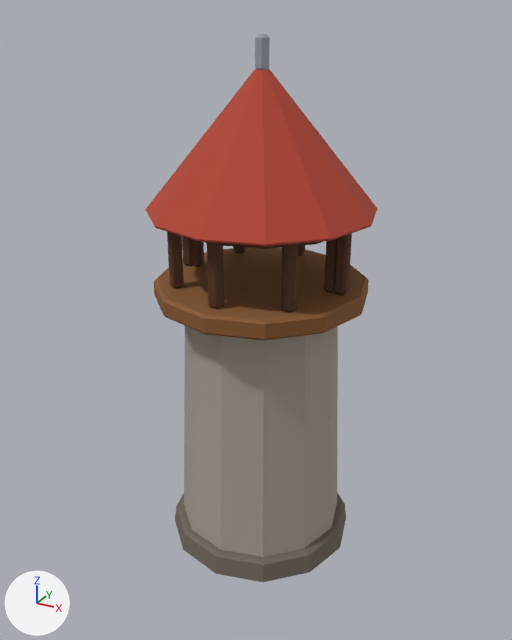
A saved change to the glTF model godot/assets/models/tower_archer_1.glb.
Rendered twice from a camera (50 mm lens) standing at (1.86, -3.45, 3.22) and looking at (-0.02, -0.03, 1.51). Every picture has the same lights, and +X, +Y and +Z are marked at lower left. The older version comes first. Vertices at exactly the same position are counted once.

In view in the first picture: 'SM_Tower_Archer_t1'.
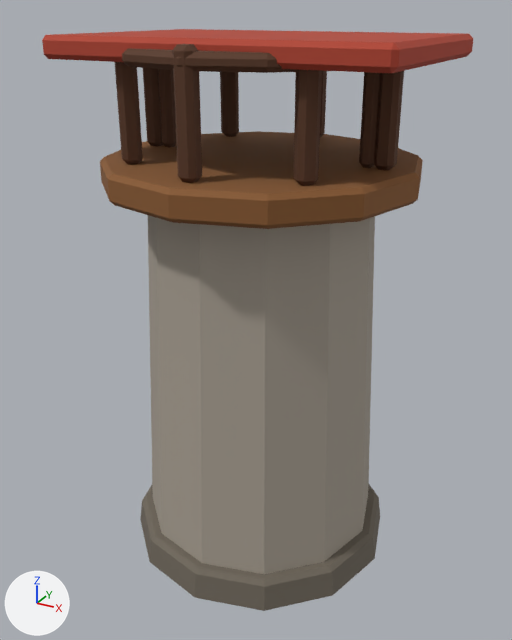
Patch to the scene script:
```diff
--- a/godot/assets/models/tower_archer_1.glb.py
+++ b/godot/assets/models/tower_archer_1.glb.py
@@ me_cone @@
 # used by ob_sm_tower_archer_t1; location = (0.0, 0.0, 0.0)
-me_cone.from_pydata(...)  # 600 vertices, 1124 faces; spans x -0.65..0.65, y -0.65..0.65, z 0.0..3.1
+me_cone.from_pydata(...)  # 528 vertices, 984 faces; spans x -0.93..0.93, y -0.89..0.89, z 0.0..3.1
+# me_cone part 1: the loose piece of 48 vertices spanning x -0.53..0.53, y -0.53..0.53, z 0.0..1.66 is scaled about the mesh origin by 1.4
+# me_cone part 2: the loose piece of 48 vertices spanning x -0.59..0.59, y -0.59..0.59, z 0.0..0.15 is scaled about the mesh origin by (1.4, 1.4, 1.38)
+# me_cone part 3: the loose piece of 48 vertices spanning x -0.63..0.63, y -0.63..0.63, z 1.66..1.77 is scaled about its middle by (1.4, 1.4, 1.37), then moved by (0.0, 0.0, 0.69)
+# me_cone part 4: the loose piece of 24 vertices spanning x 0.47..0.54, y -0.04..0.04, z 1.77..2.2 is scaled about its middle by (1.34, 1.34, 1.39), then moved by (0.2, 0.0, 0.79)
+# me_cone part 5: the loose piece of 24 vertices spanning x -0.04..0.04, y 0.47..0.54, z 1.77..2.2 is scaled about its middle by (1.34, 1.34, 1.39), then moved by (0.0, 0.2, 0.79)
+# me_cone part 6: the loose piece of 24 vertices spanning x -0.4..-0.31, y 0.31..0.4, z 1.77..2.2 is scaled about its middle by (1.34, 1.34, 1.39), then moved by (-0.14, 0.14, 0.79)
+# me_cone part 7: the loose piece of 24 vertices spanning x -0.54..-0.47, y -0.04..0.04, z 1.77..2.2 is scaled about its middle by (1.34, 1.34, 1.39), then moved by (-0.2, 0.0, 0.79)
+# me_cone part 8: the loose piece of 24 vertices spanning x -0.4..-0.31, y -0.4..-0.31, z 1.77..2.2 is scaled about its middle by (1.34, 1.34, 1.39), then moved by (-0.14, -0.14, 0.79)
+# me_cone part 9: the loose piece of 24 vertices spanning x -0.04..0.04, y -0.54..-0.47, z 1.77..2.2 is scaled about its middle by (1.34, 1.34, 1.39), then moved by (0.0, -0.2, 0.79)
+# me_cone part 10: the loose piece of 24 vertices spanning x 0.31..0.4, y -0.4..-0.31, z 1.77..2.2 is scaled about its middle by (1.34, 1.34, 1.39), then moved by (0.14, -0.14, 0.79)
+# me_cone part 11: the loose piece of 48 vertices spanning x -0.54..0.54, y -0.54..0.54, z 2.12..2.18 is scaled about its middle by (1.4, 1.4, 1.36), then moved by (0.0, 0.0, 0.86)
+# me_cone part 12: the loose piece of 24 vertices spanning x -0.47..-0.41, y -0.03..0.03, z 1.77..2.17 is scaled about its middle by (1.33, 1.33, 1.39), then moved by (-0.18, 0.0, 0.79)
+# me_cone part 13: the loose piece of 24 vertices spanning x 0.41..0.47, y -0.03..0.03, z 1.77..2.17 is scaled about its middle by (1.33, 1.33, 1.39), then moved by (0.18, 0.0, 0.79)
+# me_cone part 14: a new loose piece of 24 vertices spanning x -0.93..0.93, y -0.63..0.63, z 2.99..3.1, in mat_telha (red #b2432f)
+# me_cone part 15: the loose piece of 48 vertices spanning x -0.03..0.03, y -0.03..0.03, z 2.92..3.1 is deleted
+# me_cone part 16: the loose piece of 48 vertices spanning x -0.65..0.65, y -0.65..0.65, z 2.17..2.94 is deleted
+# other edits to the shape of me_cone do not show in these pictures
 me_cone.materials.append(mat_pedra)
@@ me_cone @@
 me_cone.materials.append(mat_telha)
-me_cone.materials.append(mat_metal)  # grey #9aa0ab
```

Changed parts and their boxes (x1, y1, x2, y2) in the pictures (512 x 640 px; the box of a moved part takes in the faces that stretch with it):
'SM_Tower_Archer_t1', reshaped (85% wider, 6% taller)
    before: (145, 34, 377, 582)
    after: (42, 29, 473, 611)
part 1 of me_cone, moved or reshaped
    before: (184, 326, 338, 557)
    after: (148, 215, 375, 574)
part 2 of me_cone, moved or reshaped
    before: (175, 492, 346, 582)
    after: (140, 484, 380, 611)
part 3 of me_cone, moved or reshaped
    before: (154, 247, 369, 340)
    after: (100, 131, 423, 229)
part 4 of me_cone, moved or reshaped
    before: (334, 233, 352, 295)
    after: (374, 71, 404, 171)
part 5 of me_cone, moved or reshaped
    before: (298, 245, 305, 256)
    after: (320, 71, 327, 137)
part 6 of me_cone, moved or reshaped
    before: (233, 246, 246, 253)
    after: (220, 72, 239, 137)
part 7 of me_cone, moved or reshaped
    before: (182, 236, 194, 266)
    after: (143, 68, 164, 146)
part 8 of me_cone, moved or reshaped
    before: (167, 232, 184, 288)
    after: (115, 62, 143, 165)
part 9 of me_cone, moved or reshaped
    before: (207, 242, 224, 309)
    after: (172, 44, 202, 183)
part 10 of me_cone, moved or reshaped
    before: (281, 244, 298, 312)
    after: (293, 70, 322, 186)
part 11 of me_cone, moved or reshaped (mostly hidden before)
    before: (205, 241, 324, 249)
    after: (122, 48, 323, 73)
part 12 of me_cone, moved or reshaped
    before: (192, 239, 204, 267)
    after: (158, 69, 176, 147)
part 13 of me_cone, moved or reshaped
    before: (324, 239, 336, 292)
    after: (359, 72, 380, 168)
part 14 of me_cone, added (red)
    after: (42, 29, 473, 73)
part 15 of me_cone, deleted
    before: (255, 34, 270, 70)
part 16 of me_cone, deleted (red)
    before: (145, 69, 377, 246)
